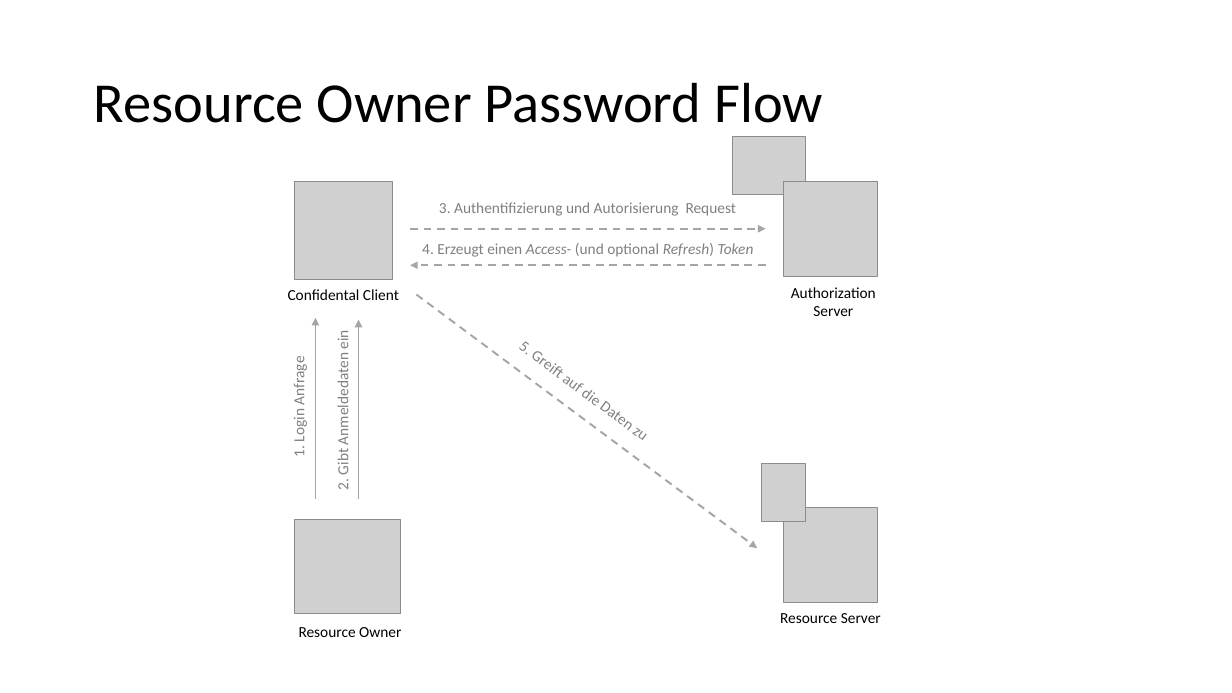
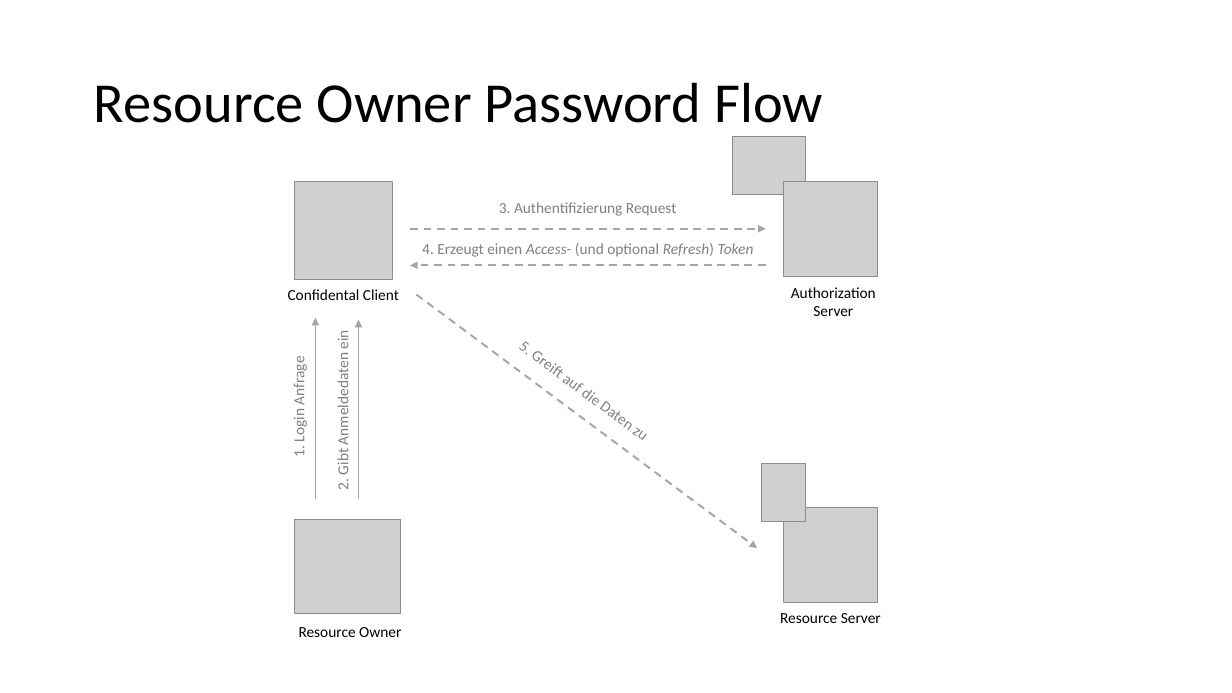
Before and after one commit to danielwagn3r/openid-workshop, a slide deck: slide 33 of OpenID Connect & OAuth.pptx (slide 31 before the commit). Drawn at 1232x693 pixels with LibreOffice and Linux fonts; fonts in the diff are those of the drawing; grey boxes stand for pictures. Boxes give left, top, right and bottom in pixels: in the first picture for what was removed or moved away, otherwise in the second. Text is boxed around its words. In the diff, an @@ line names an element or a change of style, - is before the commit and + after.

Commit message:
Update wording and styles in presentation

```diff
--- a/OpenID Connect & OAuth.pptx
+++ b/OpenID Connect & OAuth.pptx
@@ text at (499, 202, 676, 216): text changed @@
-3. Authentifizierung und Autorisierung Request
+3. Authentifizierung Request
```
Also in this commit, not shown: 12 other slides changed, 2 slides added.
